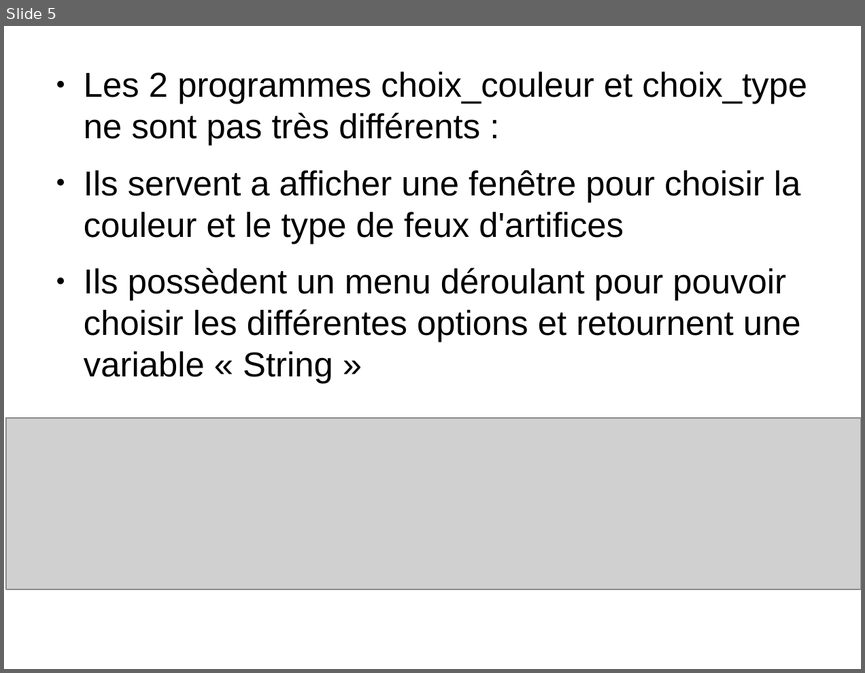
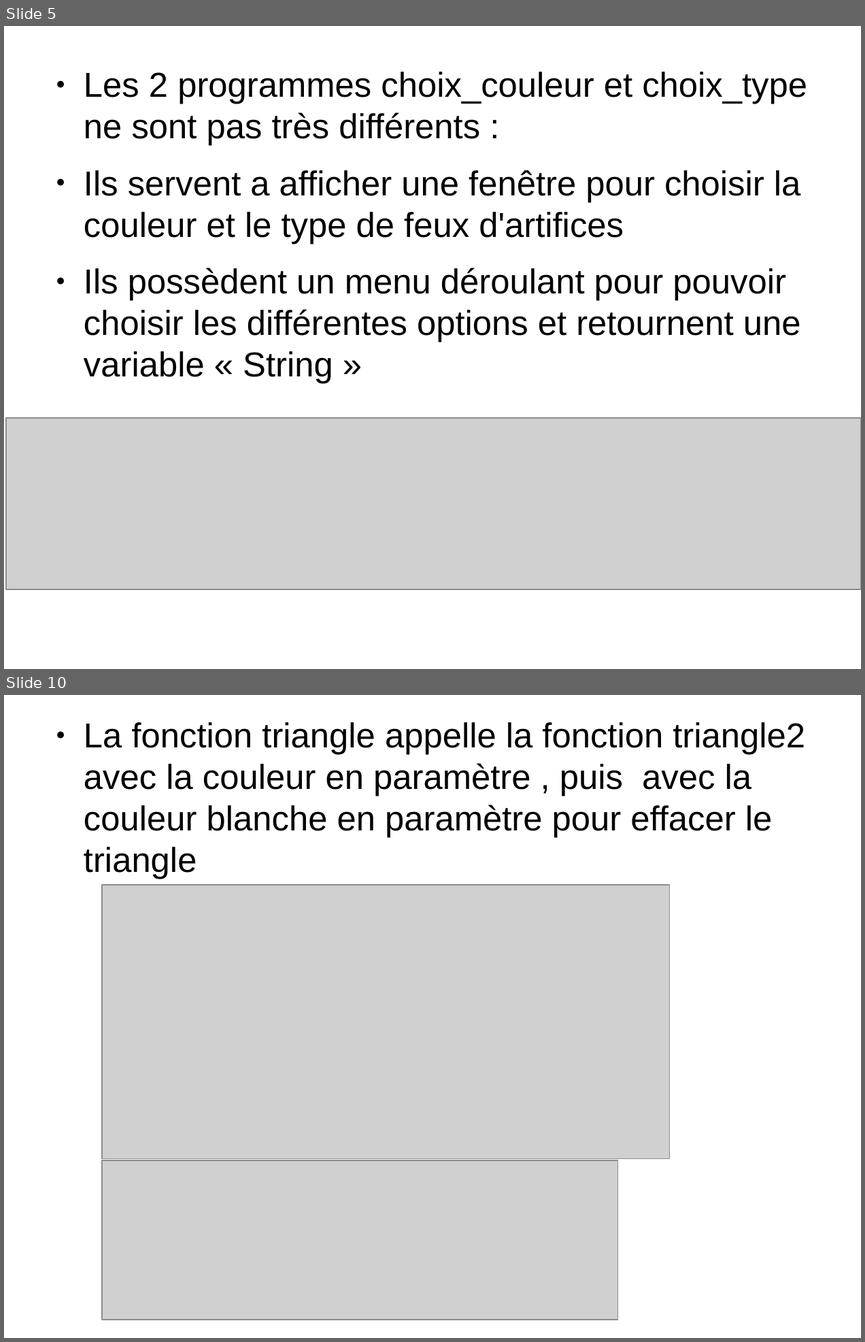
Before and after one commit to chuchodal/diapo-mini-projet, a slide deck: diapo_mini_projet.odp. Shown one above the other, each under a label of ours: slide 5 before the commit, slides 5 and 10 after it; the slides between them are not shown. The pictures are 865x673 and 865x1342 pixels, drawn with LibreOffice and Linux fonts; fonts in the diff are those of the drawing; grey boxes stand for pictures. Boxes give left, top, right and bottom in pixels: in the first picture for what was removed or moved away, otherwise in the second. Text is boxed around its words. In the diff, an @@ line names an element or a change of style, - is before the commit and + after.

Commit message:
nouveau diapo
jai apporter les modifications pour le developpement global .
Dis moi ce que t'en pense

```diff
--- a/diapo_mini_projet.odp
+++ b/diapo_mini_projet.odp
@@ slide 10 added at <box>4,695,861,1338</box>, background #FFFFFF @@
@@ text added at <box>84,722,805,879</box>, 32 pt, text #000000 @@
+● La fonction triangle appelle la fonction triangle2 avec la couleur en paramètre , puis avec la couleur blanche en paramètre pour effacer le triangle
@@ picture added at <box>102,885,670,1159</box> @@
@@ picture added at <box>102,1160,618,1319</box> @@
```
Also in this commit, not shown: 5 slides changed, 5 other slides added, 1 slide removed.
